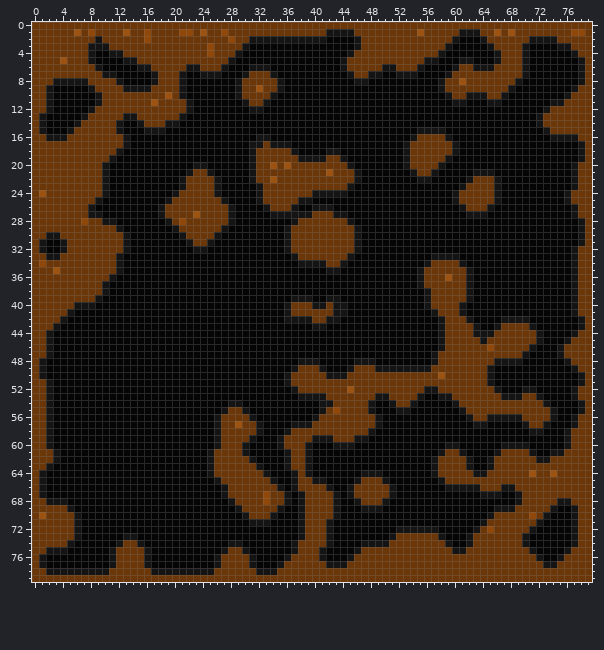
File history of a sprite sheet, buffer/dungeone.png. Above: the version before the commit.
The file is 80x80 pixels. Colours within 5 levels of each other are drawn and written as one.
After the commit:
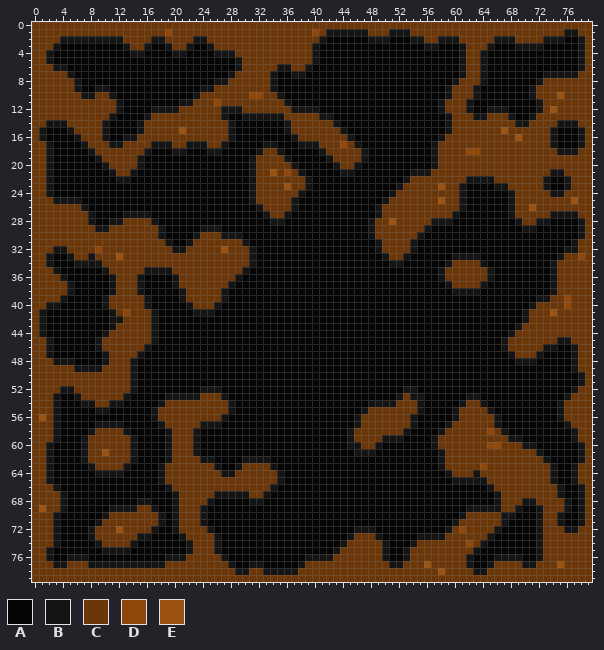
Palette (. is transparent): A #050505  B #141414  C #6b3608  D #90480a  E #9c5211
Diff:
Changed rows in their new state; - is an unchanged pixel.
first column x 1:
 1 -----C-C----C--C--D-CC-C--C------------D-----BB---BBB-C-----CCC--C-C-------BBC
 2 ---BBBBB-BBB---CBB----BB---C--CCCCCCCCCC-----AABBBAAABB--BB-CCCC-BBB--CC--BAAB
 3 --BAAAAAAAAAB--BAAB--BAAB----CCCCCCCCCCB-----AAAAAAAAAABBAA-BCCC-AAAB-BB--AAAB
 4 -BAAAAAA--AAABBAAAABBAAAABBBCCCCCCCCCCCB----AAAAAAAAAAAAAA--BCCB-AAAAA------AB
 5 -BAAAAAA----AAAAAAAAAAAAAAAABCCCCCCCCCCB---AAAAAAAAAAAAAA----CCB-AAAAA--------
 6 --BBAAAAA-----AAAAAAAAAAAAA-BCCCCCBBCCB----AAAAAAAAAAAA----AB-C-AAAAAA--------
 7 ----BAAAAAA-----AAAAA--AAA-BCC------BB------AAAAA--AAA----AAB--BAAAAAA--BBBBBC
 8 --CCC-AAAAAA----AAAAA----BBCC----BA----------AA----------AABC--BAAAAA--BCCCCCC
 9 -CCCCB-ABBAAAAAAAAAAA--BBCCCC--C-BA----------------------AB---BAAAAA--BCCCCCC-
10 -CCCCCBBC-BAAAAAAAAAA-BCCCCCC-DD-CB--------------------------C-AAAA---BCCCEC--
11 -CCCCCCCC--BAAAAAAAAB-CCCDCCCC--CCCB---------------------BCCCB--AA-----BCCC---
12 -CCCCCCC---BAAAABBBB-CCCCCBBBCCCCCCCBBBB-----------------BCCCB--BBB----BCE----
13 CCCCCCC---BAAAAB----CCCCCCB--BBBBBBCCCCCBB----------------BCCCBBCCCB--BC------
14 CBBBCC---BAA------CCCCCCCCCB-------BCCCCCCB---------------BCCCCCCCCCBBCC--BBB-
15 ---------BAA--BCCCCCECCCCCCB-------BCCCCCCCB----------AAAABCCCCCCCECCCCCCBAAAB
16 BAAAAB---BAA-BCCCCCCCCCCCCCB---AA---BCCCCCCCB--------AAAABCCCCCCCCCCECCCC-AAAB
17 -BAAAAB---BBCCCCBBBCCBBBCCB---AAB-AA-BBBCCCDCB------AAAAB--CCCCCCCCCCCCCCB----
18 -BAAAAAB---CCCCB---BB---BB----AB--BAA---BCCCCCB-----AAAAB--CCDDCCCCCCCCCCCBBBC
19 -BAAAAAAB-CCCCB--------------------BAAAAAB-CCCB-----AAAAB-CCCCCCCCCCCCCCCCCCCC
20 -BAAAAAAA-CCCCB-------AA---------C-CBAAAAAB-CB------AAAABCCCCCCCCCCCCCCCCCCCC-
21 -BAAAAAAAABCCB-------AAAA--------E-D-BAAAAABBA--------BBCCCCCCCCCCCCCCCCCBBCC-
22 -BAAAAAAAA-BB-------AAAAAA-------C----BAAAAAAA------BCCCCCCCC-BBBCCCCCCCB--BC-
23 -BAAAAAAAA----------AAAAAA----BC---E--BAAAAAA------BCCCCCECC-AAAA-BCCCCCB--BC-
24 CBAAAAAAAA---------AAAAAAA----BC-----BAAAAAA------BCCCCCCCCCBAAAAA-BCCCCCBBC--
25 --BBBBAAA---------AAAAAAAAA---BC----BAA----------BCCCCCCCECCBAAAAA-BCCCCCCCCE-
26 ------BA---------AAAAAAAAAAA---BC------AAA------BCCCCCCCCCCC-AAAA--BCCECCCCCC-
27 --------A---BBBB-AAAAAAAAAAA----BCC-AAAAAAAA----BCCCCCCCCCCB-AAA---BCCCCCBBB--
28 ------CBAA-BCCCCB-AAAAAAAAAA-----BB-AAAAAAAAA--BCCECCCCCBBB---------BCCBB-----
29 --------BB-CCCCCCB-AAAABBBA--------AAAAAAAAAAA-BCCCCCCCB-------------BB-------
30 -CC---------CCCCCB--AAB--CBBB------AAAAAAAAAAA-BCCCCCCB-----------------------
31 CCCC--------CCCCCCB-----CCCCCB-----AAAAAAAAAAA--BCCCCB----------------------BC
32 CCB-----D---CCCCCCCBBCCCCCECCCB----AAAAAAAAAAA--BCCCCB---------------------B--
33 --AAB--B---ECCCCCCCCCCCCCCCCCCB-----AAAAAAAAA----BCCB---AAA-BBB-----------BCCD
34 CBAAABBBB--CCCCCCCCCCCCCCCCCCCB------AAAAAAA------BB---AAAB-CCCB---------BCCC-
35 --BAAAAAAB-CCCCBBBBCCCCCCCCCCB-----------AA-----------AAAB---CCCB--------BCCC-
36 ---BAAAAAA-CCCB----BCCCCCCCCB-------------------------AAABC--CCCB--------BCCC-
37 ----BAAAAABCCCB----BCCCCCCCB--------------------------AAAAB--CCB---------BCCC-
38 ----BAAAAABCCCB-----BCCCCCB----------------------------AAAABB-B----------BCCC-
39 ---BAAAAABCCCCCB----BCCCCCB---------AAA--AA------------AAAAAAA---------BBCCDC-
40 -BBAAAAA-BCCCCCB-----BCCCB---------AAAAAAAAA-----------AAAAAA---------BCCCCDC-
41 BAAAA-----BCDCCCB-----BBB----------AAAAAAAAA------------AAAAA--------BCCCECCC-
42 BAAA------BBCCCCB------------------AAAAAAAA--------------AAAAA----AAA-CCCCCCCC
43 BAA-------BCCCCCB----------------------AA----------------AAAAAA--AAAB-CCCCCCCC
44 BA-------BCCCCCCB----------------------------------------AAAAAAAAAAB---CCCCCC-
45 --------BCCCCCCCB----------------------------------------AAAAAAAAAB----CCCB---
46 --------BCCCCCCB-----------------------------------------AAAAAAAAAB---CCBBAAB-
47 ---------BCCCCB-----------------------------------------AAAAAAAAAAAB-CCB--AAB-
48 CCBBB----BCCCB-----------------------AAA-----AAA--------AAAAAAAAAAAA-BB----AB-
49 CCCCCBBBBCCCCB----------------------AAAAA---AAAAAAAAAAAAAAAAAAAAA-------------
50 CCCCCCCCCCCCCB---------------------AAAAAAAAAAAAAAAAAAAAAAAAAAAAAA-------------
51 -CCCCCCCCCCCCB---------------------AAAAAAAAAAAAAAAAAAAAAAAAAAAAAA-------------
52 -CCBBCCCCCCCCB---------BBB----------AAAAAAAAAAAAAAAABBAAAAAAAAAAAA---AA-------
53 -CB--BCCCCCCB-----BBBBBCCCB----------AAAAAAAAAAAAAAB-B---AAAABBAAAAAAAAA---BC-
54 -CB---BBCCBB-----BCCCCCCCCC-A-----------AAAAAAA-BB---CB----AB--BAAAAAAAAA-BCCC
55 -CB-----BB------BCCCCCCCCCCBAA----------AAAAAABCCCCCCCB----BC---BAAAAAAAAABCCC
56 ECB-------------BCCCCCCCCCBAAAA--------AAAAAAB--CCCCCB-----BCC--C-AAAAAAAABCC-
57 -CB-----BBBB-----BCCCCCBB-AAAAAA----AAAAAAAAAB--CCCCCB----BCCCCCCB---AAAA--BC-
58 -CB----BCCCCB-----BCCCB--AAAAAAA---AAAAAAAAAB--CCCCCB----BCCCCCCDCB---AA---AB-
59 -CB---BCCCCCCB----BCCCB--AAAAAA---AAAAAAAAAABCCCCBBB----BCCCCCCCCCCBB------AB-
60 ------BCCCCCCB----BCCCB--AAAAA----AAAAA---AA-BCCB-------BCCCCCCCDDCCC-B----AAB
61 -BA---BCCECCCB----BCCCB-AAAAAA-----AAAA------BBB------------CCCCCC----CB-AAAAB
62 -BA---BCCCCCCB----BCCCCB-AAAAB-BB--AAAA-----------------AB---CCCC------C-AAAAB
63 -------BCCCCB----BCCCCCCCBAAB--CCB-AAAA-----------------AB---CCDC--------BAAB-
64 CB------BBBB-----BCCCCCCC-BB----CCB-AAA-------AAA-------AAB----C------C--BAAB-
65 CB---------------BCCCCCCCC-------CB-AAAAA----AAAAA-------AABBBBB---------BAAB-
66 CCB---------------BCCCCCCCC------BA-AAAAAA--AAAAAAA-------AAAAAAB-CC------BAAB
67 CCCB---------------BCCCCCB-BBB--BAAA-AAAAAA-AAAAAAA------------AA-CCC-----BAAB
68 -CC-----------BB---BCCCCB--AAABBAAAA-AAAAAA--AAAAA---------------BCCCBB---C-AB
69 E--BA-----BBBBCCB--BCCCB----AAAAAAA--AAAAAA---AAA------------BBBB-CCBAAB-CCBAB
70 C-BAAA---BCCCCCCCB-BCCCB-----AAAAA---AAAAAA-----------------BCCCC-BBAAABCCB-AB
71 --BAAA--BCCCCCCCCB-BCCCB------AAA----AAAAA-----------------BCCCC--BAAAA-CCB-AB
72 --BAAA-BCCCECCCCB--BCCCCB------------AAAAA---BBB---AAAAAA-BCDCC-CBAAAAABCCCB--
73 --BAAA-BCCCCCCBB----BCCCCB-----------AAAAA--BCCCB-AAAABBB-CCCC--BAAAAA-BCCCCC-
74 --BAA---BCCC-BA------BCCCB-AA-------AAAAAA-BCCCCC-AAAB----CCCD-BAAAAAA-BCCCCC-
75 --AA-----B-BBAAA-----BCCCBAAAA------AAAAA-BCCC---BAAB------CC-BAAAAAAAABCCCC--
76 CB--BBB---AAAAAA--BBBCCCCCBAAAA----AAABB-BCCC----BAAB--------BAAABBBBAA-CCC---
77 CCBBCCCBBB-BBBB-BBCCCCCCCC-BAA-B--AAAB---CCC------BB---E-----BAAB----BB-CCE---
78 -CCCCCCCCC------CCCCCCCCC---BB-C--BBB--------------------E----BB--------------
Pixel boxes of the changes (left, top, right, bottom) in both pictures:
changed: (39, 29, 585, 575)
